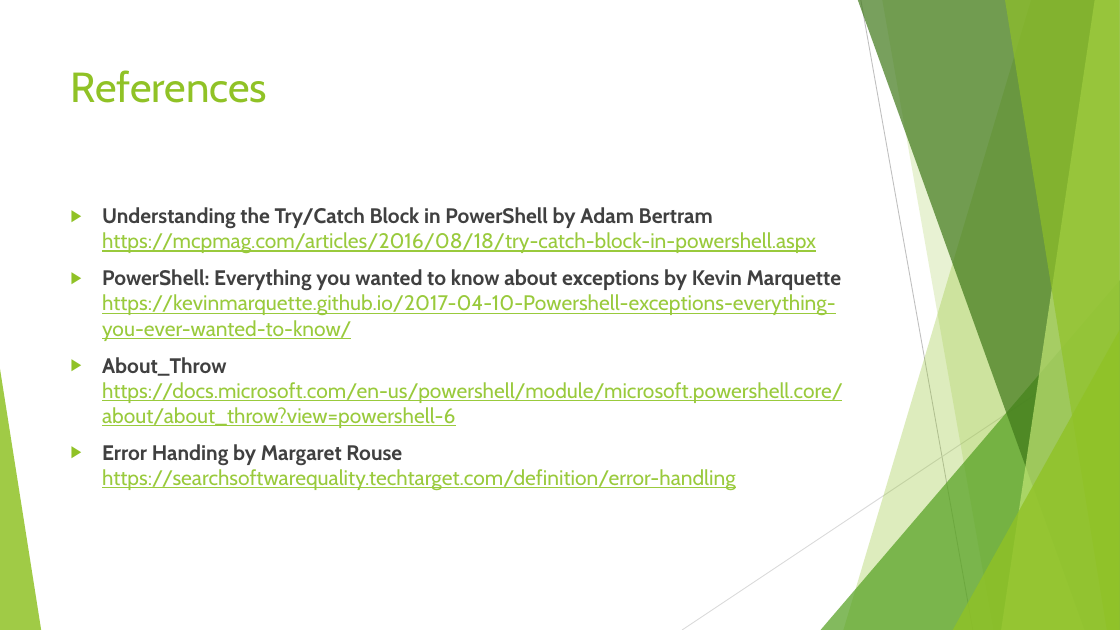
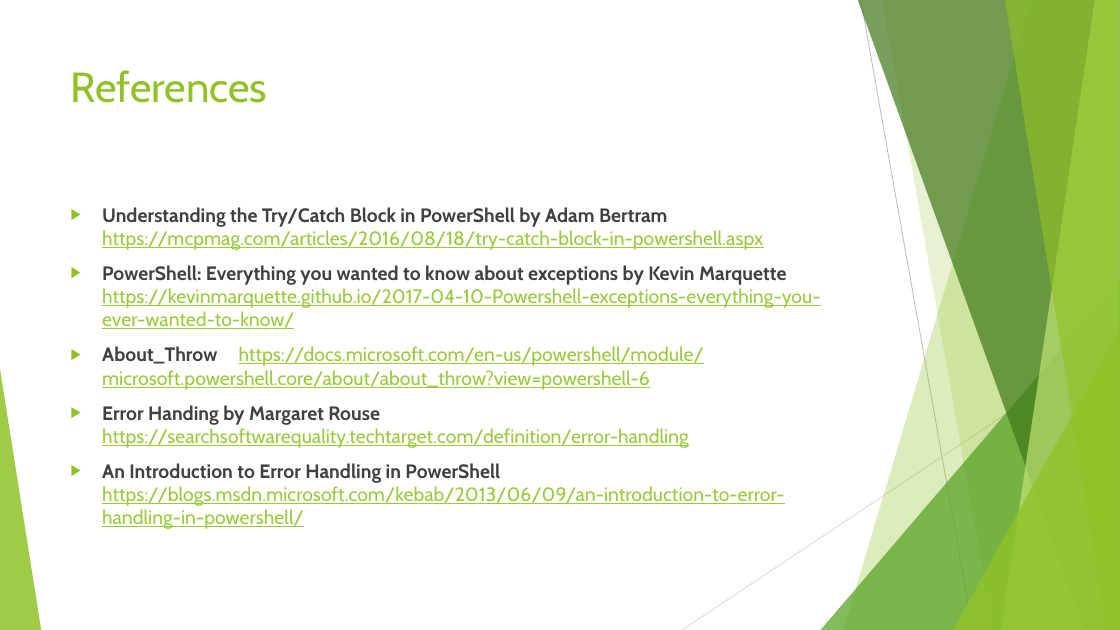
Before and after one commit to ergo3114/Error-Handling, a slide deck: slide 9 of ErrorHandling.pptx (slide 10 before the commit). Drawn at 1120x630 pixels with LibreOffice and Linux fonts; fonts in the diff are those of the drawing. Boxes give left, top, right and bottom in pixels: in the first picture for what was removed or moved away, otherwise in the second. Text is boxed around its words. In the diff, an @@ line names an element or a change of style, - is before the commit and + after.

Commit message:
Updates to pptx around references and twitter

```diff
--- a/ErrorHandling.pptx
+++ b/ErrorHandling.pptx
@@ text at (x1=102, y1=207, x2=820, y2=448): size 18 to 16.6 pt in "Understanding the Try/Catch Block in PowerShell by ...", "PowerShell: Everything you wanted to know about ...", "About_Throw https://docs.microsoft.com/en-us/powershell/modu ...", "Error Handing by Margaret Rouse https://searchsoftwarequalit ..." @@
@@ text at (x1=102, y1=463, x2=785, y2=529): paragraph added @@
+▶ An Introduction to Error Handling in PowerShell https://blogs.msdn.microsoft.com/kebab/2013/06/09/an-introduction-to-error-handling-in-powershell/
```
Also in this commit, not shown: 1 other slide changed, 1 slide added, 1 slide removed, 1 other file.
